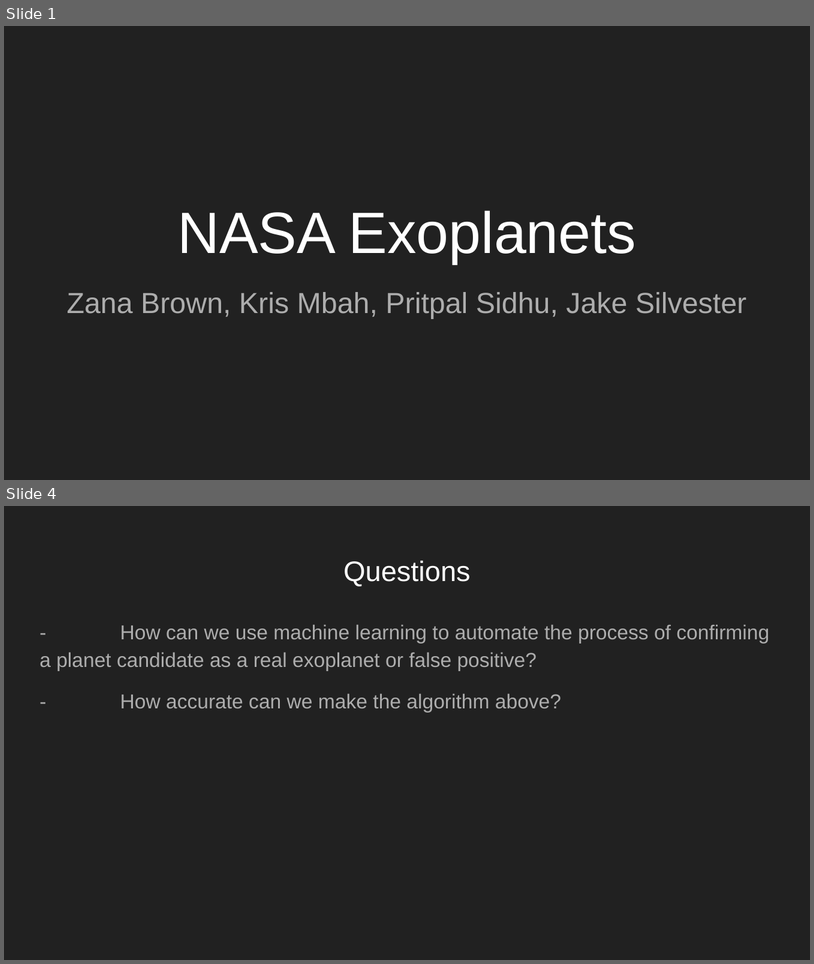
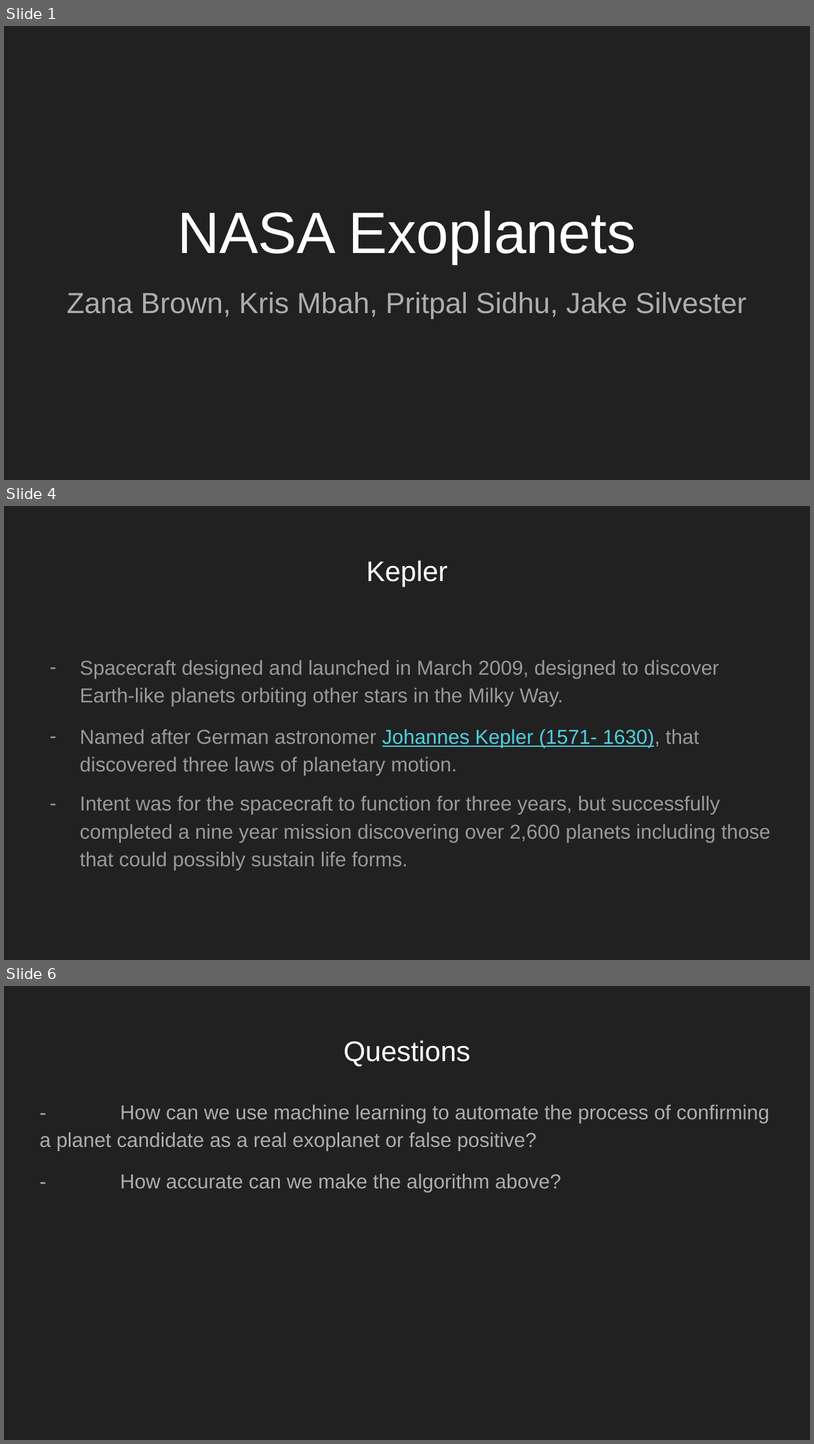
Before and after one commit to psidhu42/Group-3-NASA-Exoplanets, a slide deck: resources/powerpoints/NASAExoplanets (1).pptx. Shown one above the other, each under a label of ours: slides 1 and 4 before the commit, slides 1, 4 and 6 after it; the slides between them are not shown. The pictures are 814x964 and 814x1444 pixels, drawn with LibreOffice and Linux fonts; fonts in the diff are those of the drawing. Boxes give left, top, right and bottom in pixels: in the first picture for what was removed or moved away, otherwise in the second. Text is boxed around its words. In the diff, an @@ line names an element or a change of style, - is before the commit and + after.

```diff
--- a/resources/powerpoints/NASAExoplanets (1).pptx
+++ b/resources/powerpoints/NASAExoplanets (1).pptx
@@ slide 4 added at [4,506,810,960], background #212121 @@
@@ title added at [366,561,448,586], 25.2 pt, text #FFFFFF @@
+Kepler
@@ text added at [80,660,771,870], 18 pt, text #999999 @@
+– Spacecraft designed and launched in March 2009, designed to discover Earth-like planets orbiting other stars in the Milky Way.
+– Named after German astronomer Johannes Kepler (1571- 1630), that discovered three laws of planetary motion.
+– Intent was for the spacecraft to function for three years, but successfully completed a nine year mission discovering over 2,600 planets including those that could possibly sustain life forms.
@@ what was slide 4 is now slide 6 @@
```
Also in this commit, not shown: 3 slides changed, 4 other slides added, 1 slide removed.
